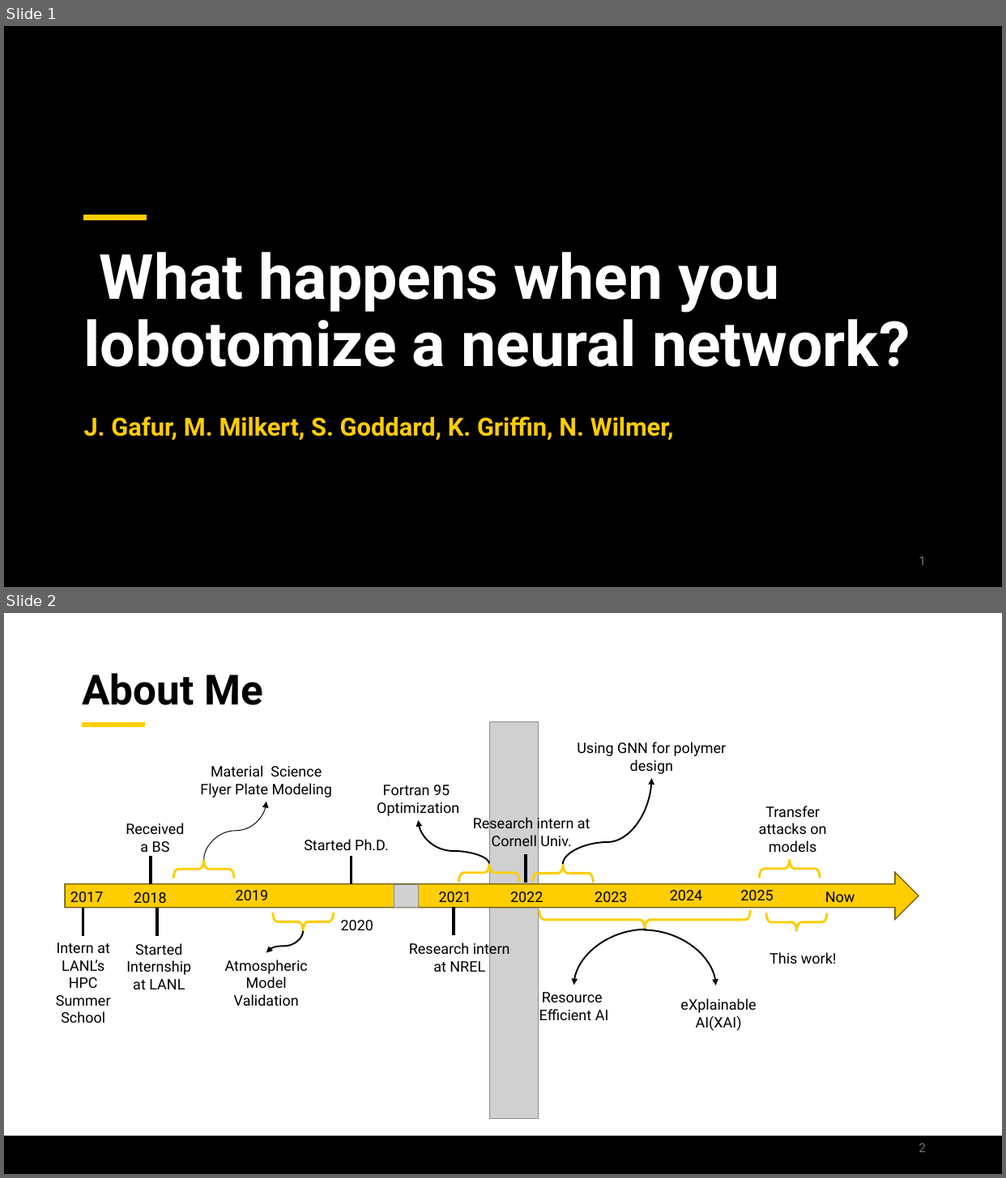
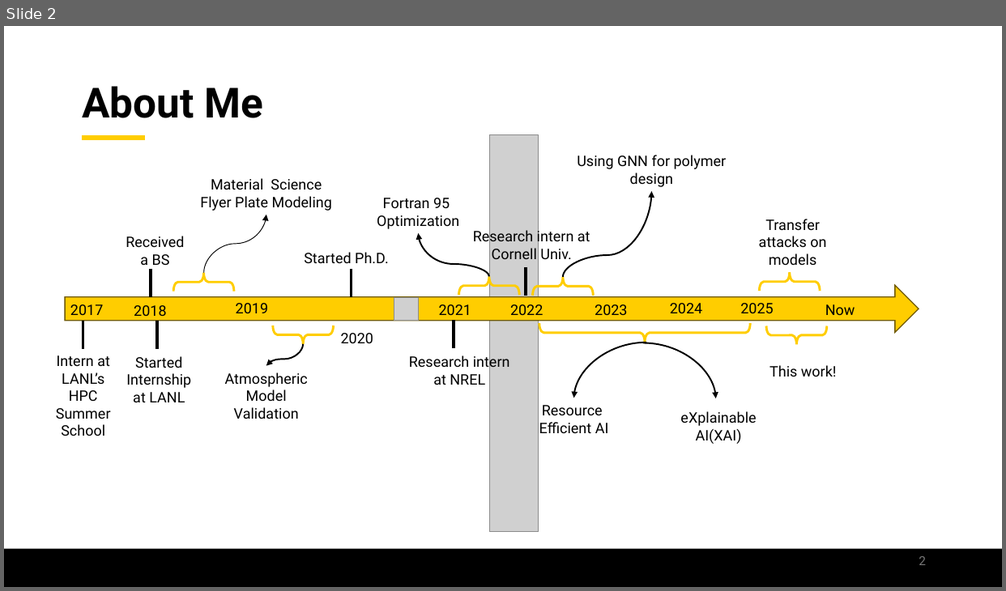
Before and after one commit to jamilgafur/Presentation, a slide deck: Presentation.pptx. Shown one above the other, each under a label of ours: slides 1 and 2 before the commit, slide 2 after it. The pictures are 1006x1178 and 1006x591 pixels, drawn with LibreOffice and Linux fonts; fonts in the diff are those of the drawing; grey boxes stand for pictures; background and template pictures are left out. Boxes give left, top, right and bottom in pixels: in the first picture for what was removed or moved away, otherwise in the second. Text is boxed around its words. In the diff, an @@ line names an element or a change of style, - is before the commit and + after.

```diff
--- a/Presentation.pptx
+++ b/Presentation.pptx
@@ slide 1 removed at <box>4,26,1002,587</box>, background #000000 @@
@@ line removed from (84, 218) to (147, 218) @@
@@ title removed at <box>84,252,910,367</box> @@
-What happens when you lobotomize a neural network?
@@ subtitle removed at <box>84,416,674,441</box> @@
-J. Gafur, M. Milkert, S. Goddard, K. Griffin, N. Wilmer,
@@ page number removed at <box>918,557,926,565</box> @@
-1
```
Also in this commit, not shown: 9 slides changed, 11 slides added, 2 other slides removed.
